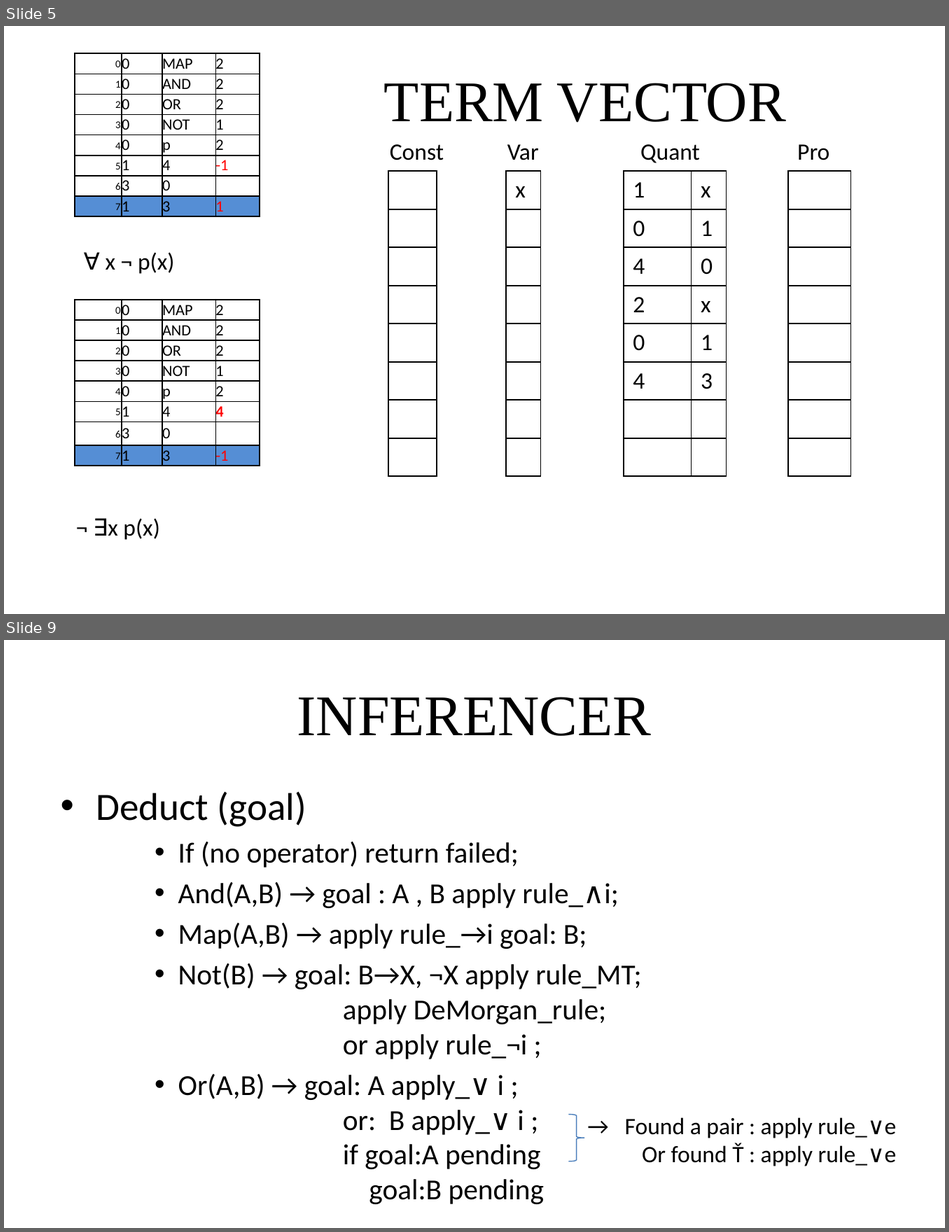
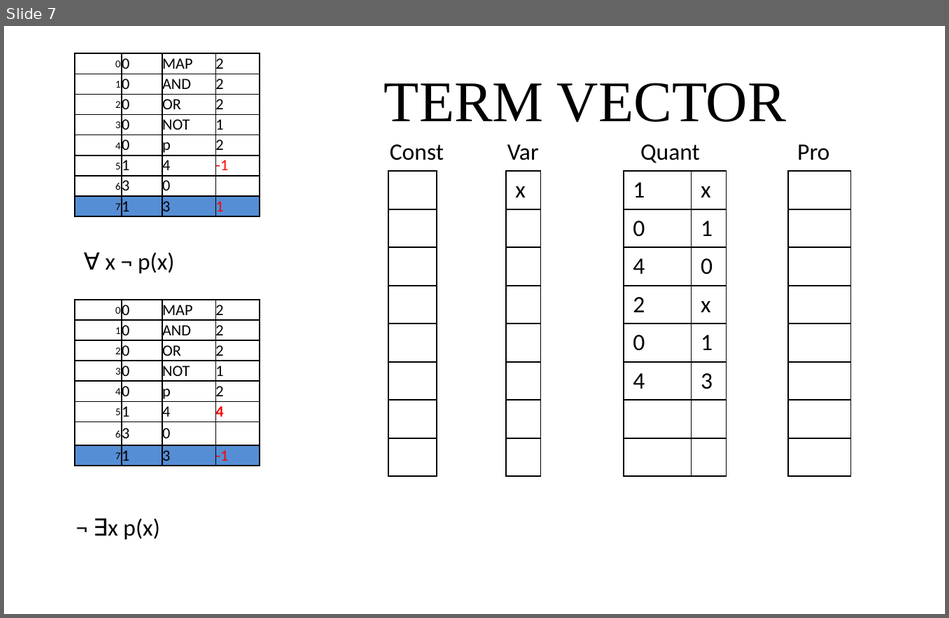
Before and after one commit to giang-rocker/logic, a slide deck: Report/SUY LUẬN TỰ NHIÊN.pptx. Shown one above the other, each under a label of ours: slides 5 and 9 before the commit, slide 7 after it; the slides between them are not shown. The pictures are 949x1232 and 949x618 pixels, drawn with LibreOffice and Linux fonts; fonts in the diff are those of the drawing. Boxes give left, top, right and bottom in pixels: in the first picture for what was removed or moved away, otherwise in the second. Text is boxed around its words. In the diff, an @@ line names an element or a change of style, - is before the commit and + after.

```diff
--- a/Report/SUY LUẬN TỰ NHIÊN.pptx
+++ b/Report/SUY LUẬN TỰ NHIÊN.pptx
@@ slide 9 removed at (x1=4, y1=640, x2=945, y2=1228), background #FFFFFF @@
@@ title removed at (x1=297, y1=697, x2=651, y2=736) @@
-INFERENCER
@@ text removed at (x1=96, y1=791, x2=641, y2=1204) @@
-• Deduct (goal)
-    • If (no operator) return failed;
-    • And(A,B) → goal : A , B apply rule_∧i;
-    • Map(A,B) → apply rule_→i goal: B;
-    • Not(B) → goal: B→X, ¬X apply rule_MT;
-      apply DeMorgan_rule;
-      or apply rule_¬i ;
-    • Or(A,B) → goal: A apply_∨ i ;
-      or: B apply_∨ i ;
-      if goal:A pending
-      goal:B pending
@@ right brace removed at (x1=568, y1=1114, x2=584, y2=1162) @@
@@ text removed at (x1=625, y1=1117, x2=896, y2=1166) @@
-→ Found a pair : apply rule_∨e
-Or found Ť : apply rule_∨e
@@ what was slide 5 is now slide 7 @@
```
Also in this commit, not shown: 2 slides changed, 19 slides added, 5 other slides removed, 1 other file.
